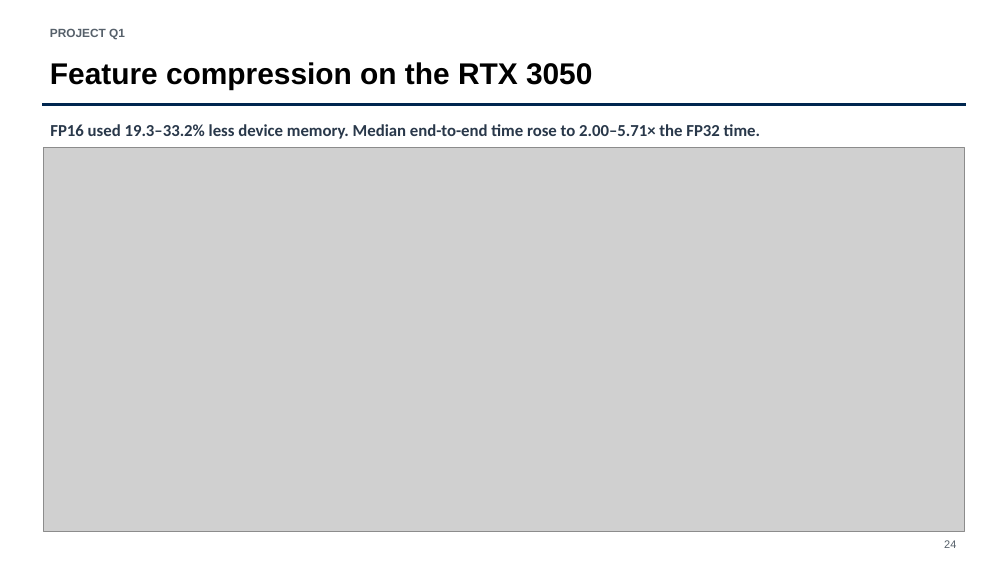
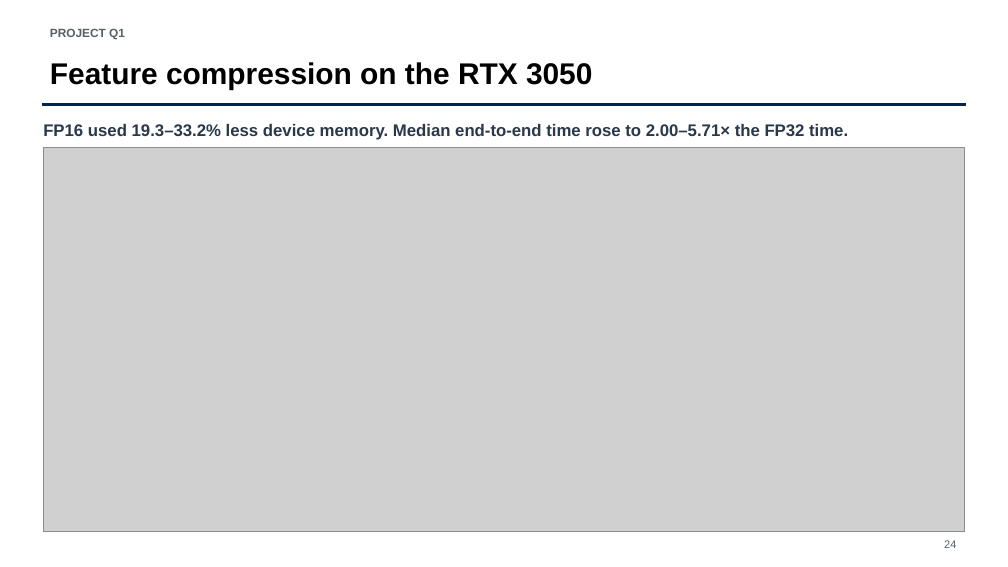
Before and after one commit to numei/gnni_on_gpus, a slide deck: slide 24 of docs/Q1-presentation-final.pptx. Drawn at 1008x567 pixels with LibreOffice and Linux fonts; fonts in the diff are those of the drawing; grey boxes stand for pictures. Boxes give left, top, right and bottom in pixels: in the first picture for what was removed or moved away, otherwise in the second. Text is boxed around its words. In the diff, an @@ line names an element or a change of style, - is before the commit and + after.

```diff
--- a/docs/Q1-presentation-final.pptx
+++ b/docs/Q1-presentation-final.pptx
@@ text "FP16 used 19.3–33.2% less device ..." at [43,124,848,140]: font Calibri to Arial @@
```
Also in this commit, not shown: 4 other slides changed, 1 slide added, 6 other files.
